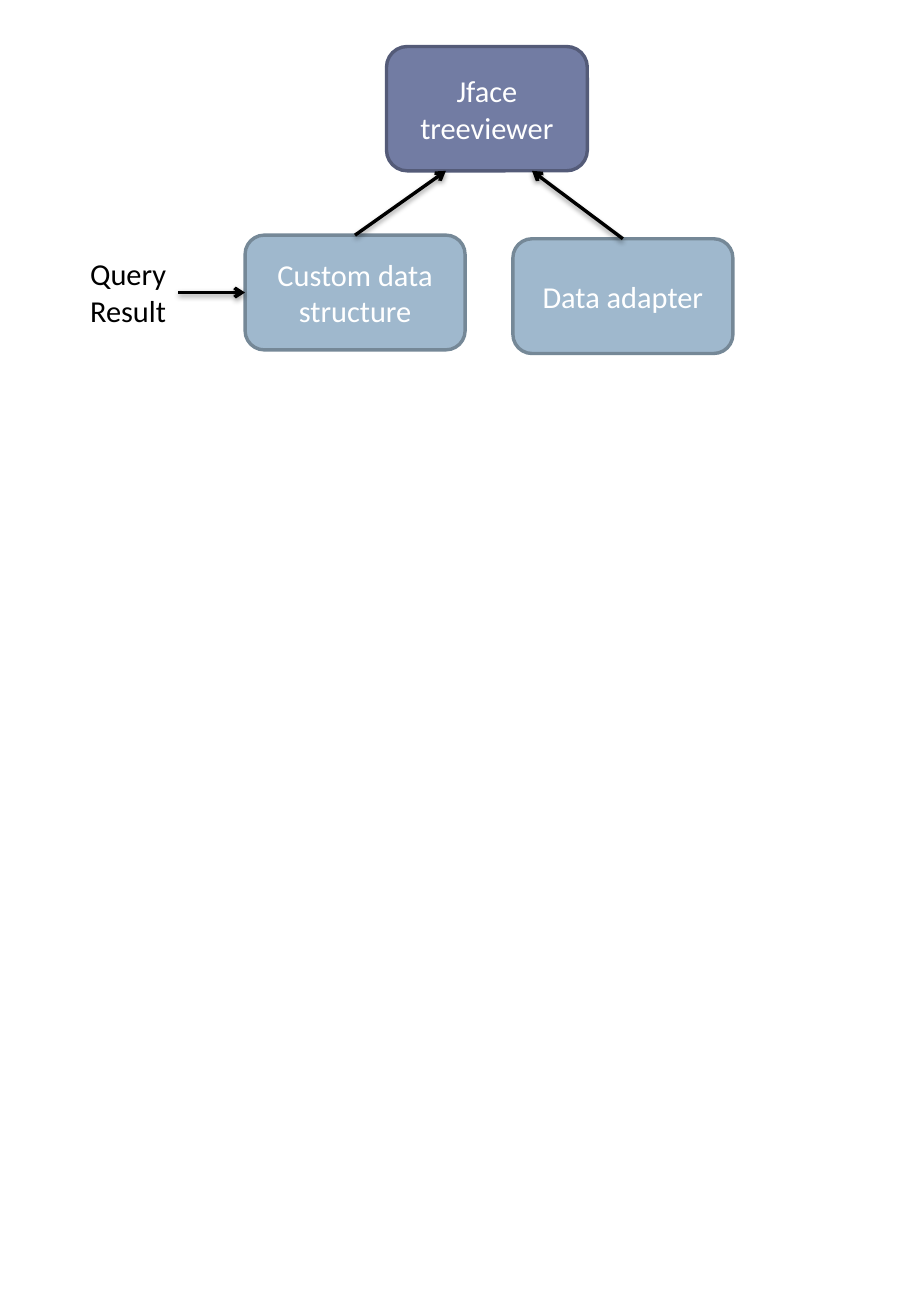
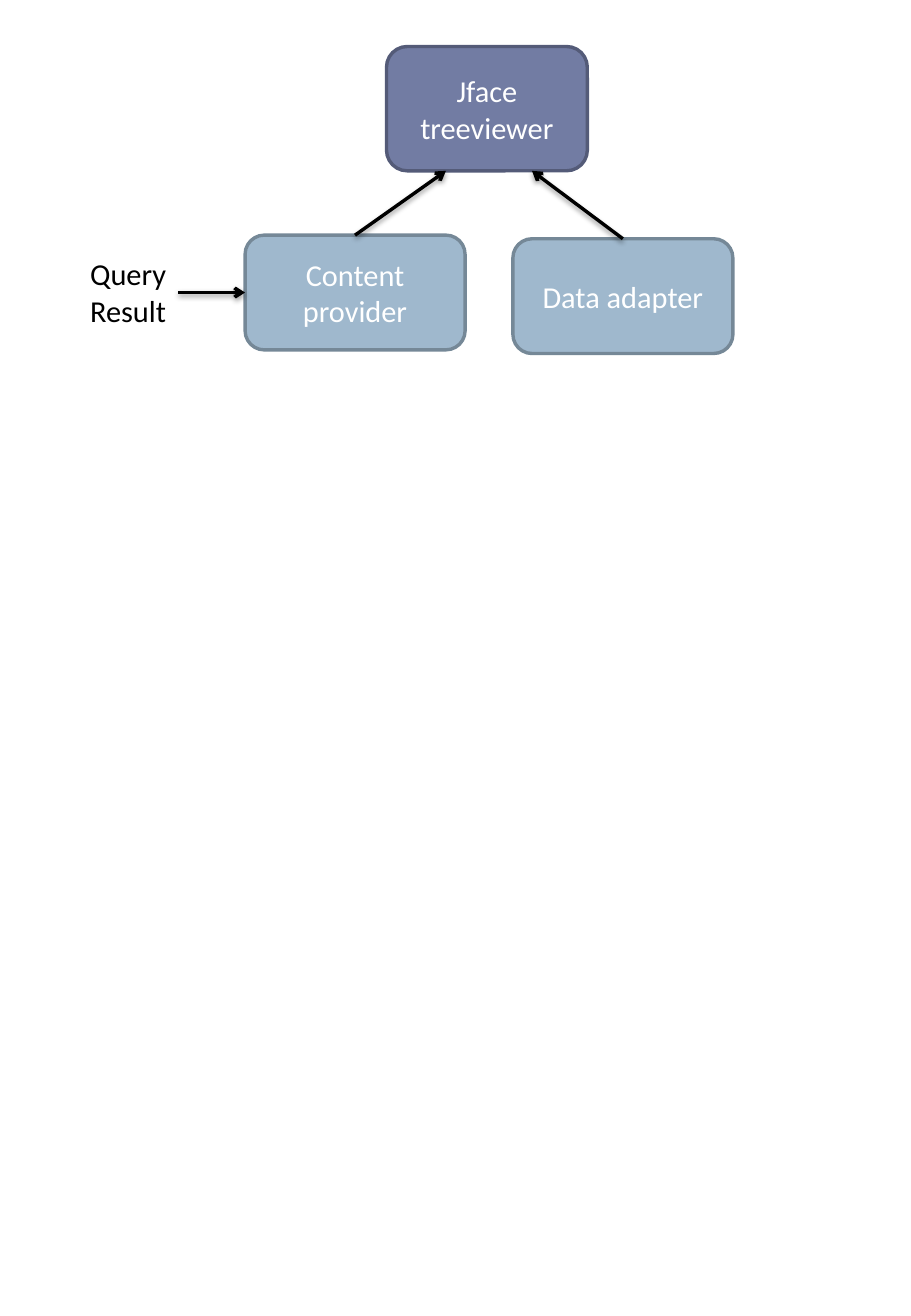
Before and after one commit to donat/incquery-deps, a slide deck: slide 7 of incquery-deps-documentation/visio-diagrams/diagram-source.pptx. Drawn at 911x1316 pixels with LibreOffice and Linux fonts; fonts in the diff are those of the drawing. Boxes give left, top, right and bottom in pixels: in the first picture for what was removed or moved away, otherwise in the second. Text is boxed around its words. In the diff, an @@ line names an element or a change of style, - is before the commit and + after.

```diff
--- a/incquery-deps-documentation/visio-diagrams/diagram-source.pptx
+++ b/incquery-deps-documentation/visio-diagrams/diagram-source.pptx
@@ text in rounded rectangle at [303, 266, 407, 327]: text changed @@
-Custom data structure
+Content provider
```
Also in this commit, not shown: 2 other slides changed, 11 other files.
